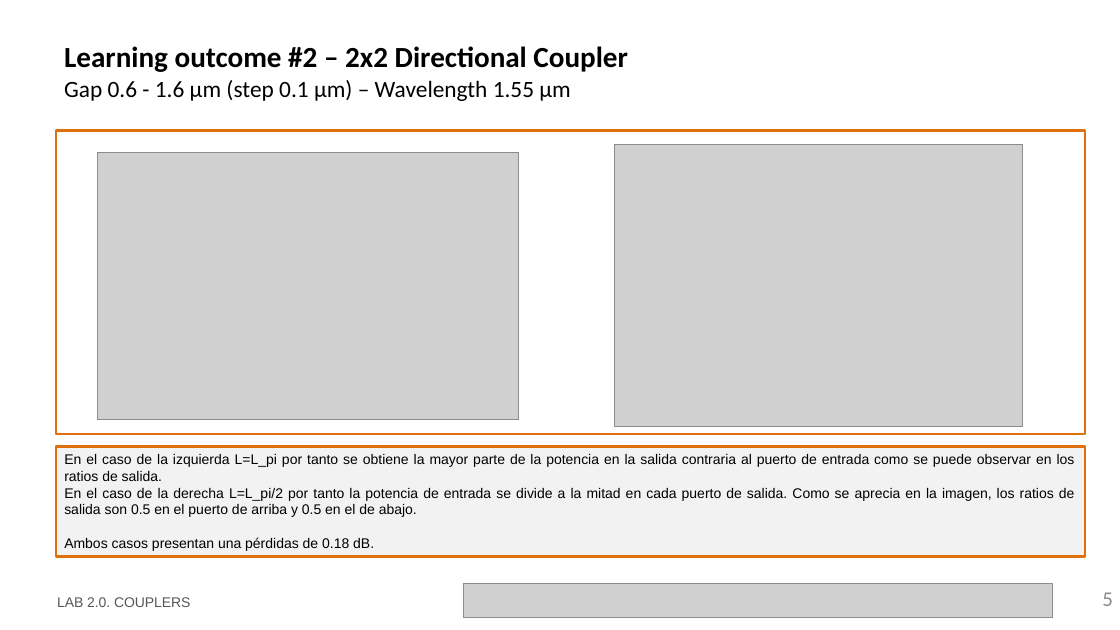
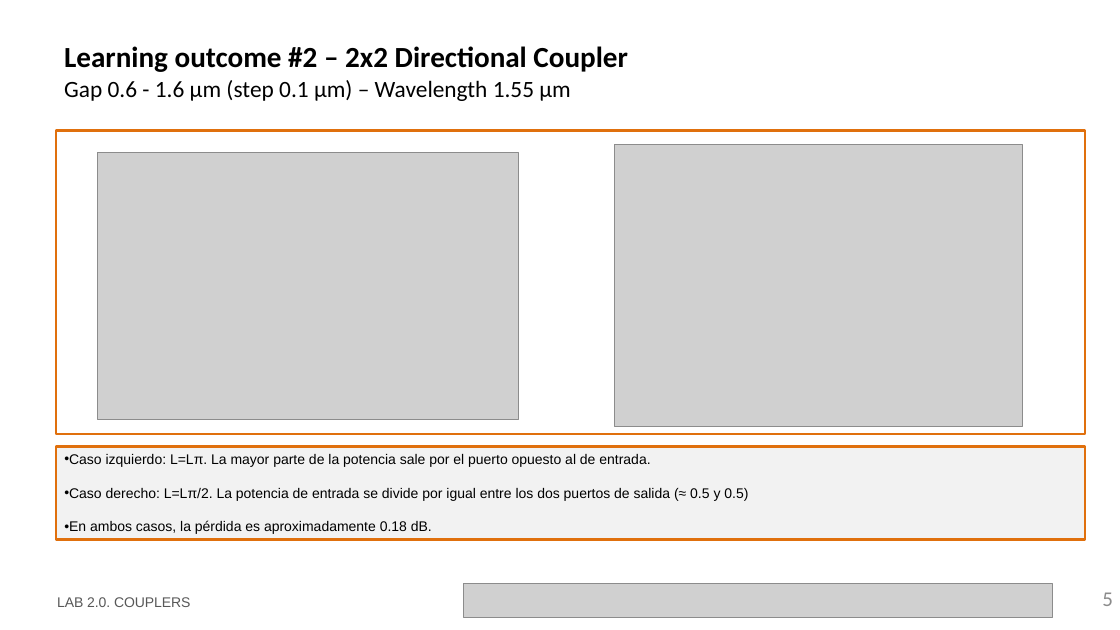
Before and after one commit to davidalcarria/pic-upv-lab2, a slide deck: slide 5 of LabBook_20.pptx. Drawn at 1120x630 pixels with LibreOffice and Linux fonts; fonts in the diff are those of the drawing; grey boxes stand for pictures; background and template pictures are left out. Boxes give left, top, right and bottom in pixels: in the first picture for what was removed or moved away, otherwise in the second. Text is boxed around its words. In the diff, an @@ line names an element or a change of style, - is before the commit and + after.

```diff
--- a/LabBook_20.pptx
+++ b/LabBook_20.pptx
@@ rectangle "Caso izquierdo: L=Lπ. La mayor ...": place and size @@
-rectangle "Caso izquierdo: L=Lπ. La mayor ..." at <box>56,447,1086,557</box>
+rectangle "Caso izquierdo: L=Lπ. La mayor ..." at <box>56,447,1086,540</box>
@@ text in rectangle at <box>64,454,748,534</box>: text changed @@
-En el caso de la izquierda L=L_pi por tanto se obtiene la mayor parte de la potencia en la salida contraria al puerto de entrada como se puede observar en los ratios de salida.
-En el caso de la derecha L=L_pi/2 por tanto la potencia de entrada se divide a la mitad en cada puerto de salida. Como se aprecia en la imagen, los ratios de salida son 0.5 en el puerto de arriba y 0.5 en el de abajo.
-Ambos casos presentan una pérdidas de 0.18 dB.
+• Caso izquierdo: L=Lπ. La mayor parte de la potencia sale por el puerto opuesto al de entrada.
+• Caso derecho: L=Lπ/2. La potencia de entrada se divide por igual entre los dos puertos de salida (≈ 0.5 y 0.5)
+• En ambos casos, la pérdida es aproximadamente 0.18 dB.
```
Also in this commit, not shown: 10 other slides changed.
